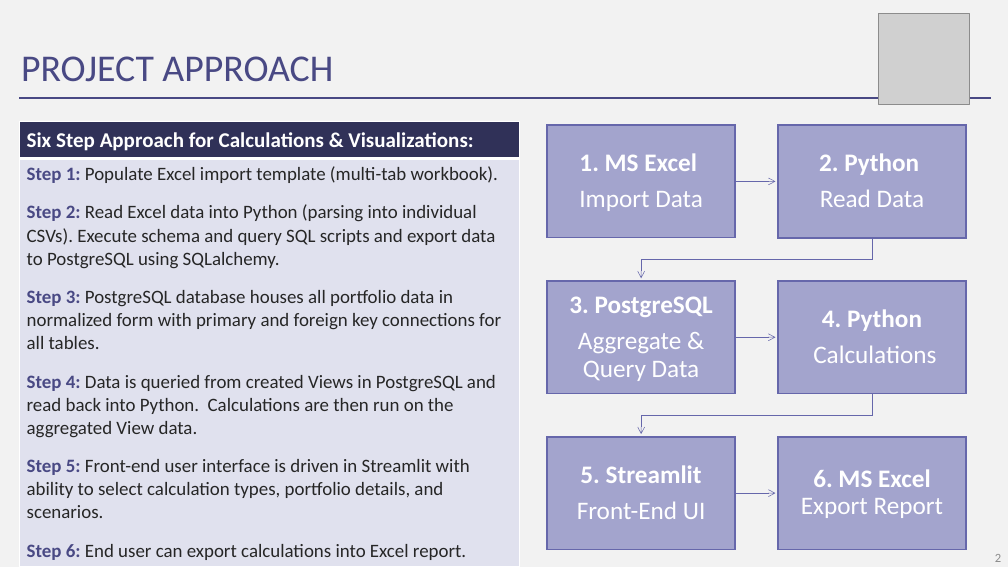
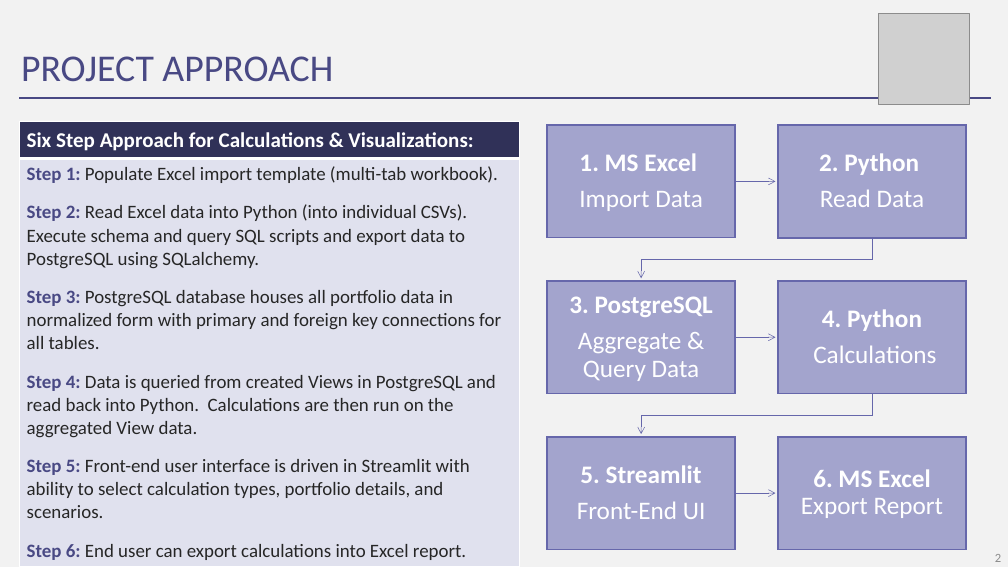
Before and after one commit to nbaronti/Real-Estate-Portfolio-Tool, a slide deck: slide 3 of Real Estate Portfolio Tool.pptx. Drawn at 1008x567 pixels with LibreOffice and Linux fonts; fonts in the diff are those of the drawing; grey boxes stand for pictures. Boxes give left, top, right and bottom in pixels: in the first picture for what was removed or moved away, otherwise in the second. Text is boxed around its words. In the diff, an @@ line names an element or a change of style, - is before the commit and + after.

Commit message:
final project

```diff
--- a/Real Estate Portfolio Tool.pptx
+++ b/Real Estate Portfolio Tool.pptx
@@ table at bbox=[19, 121, 520, 564] @@
-row 2, column 1: Step 1: Populate Excel import template (multi-tab workbook). / Step 2: Read Excel data into Python (parsing into individual CSVs). Execute schema and query SQL scripts and export data to PostgreSQL using SQLalchemy. / Step 3: PostgreSQL database houses all portfolio data in normalized form with primary and foreign key connections for all tables. / Step 4: Data is queried from created Views in PostgreSQL and read back into Python. Calculations are then run on the aggregated View data. / Step 5: Front-end user interface is driven in Streamlit with ability to select calculation types, portfolio details, and scenarios. / Step 6: End user can export calculations into Excel report.
+row 2, column 1: Step 1: Populate Excel import template (multi-tab workbook). / Step 2: Read Excel data into Python (into individual CSVs). Execute schema and query SQL scripts and export data to PostgreSQL using SQLalchemy. / Step 3: PostgreSQL database houses all portfolio data in normalized form with primary and foreign key connections for all tables. / Step 4: Data is queried from created Views in PostgreSQL and read back into Python. Calculations are then run on the aggregated View data. / Step 5: Front-end user interface is driven in Streamlit with ability to select calculation types, portfolio details, and scenarios. / Step 6: End user can export calculations into Excel report.
```
Also in this commit, not shown: 1 other slide changed, 1 other file.
